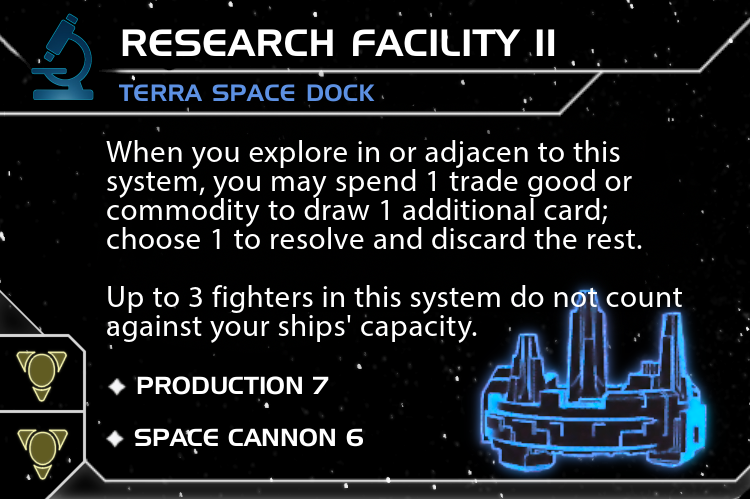
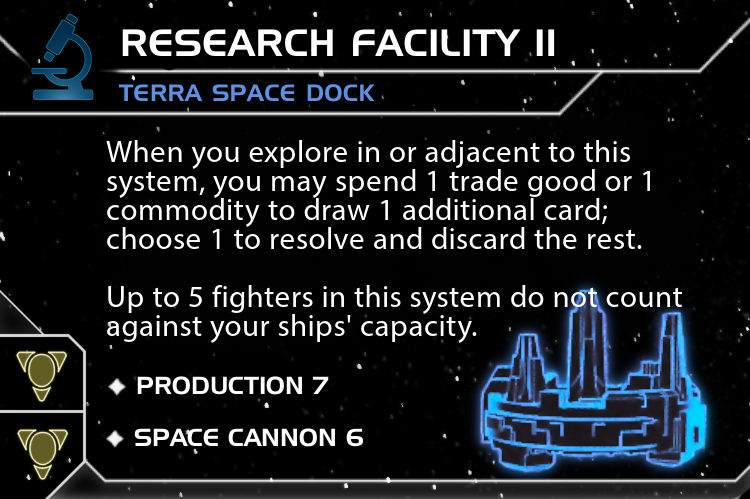
Revision of a layered w=750, h=499 image; what changed, layer by layer:
painted on "When you explore in or adjacen..." over [189, 140, 650, 307]